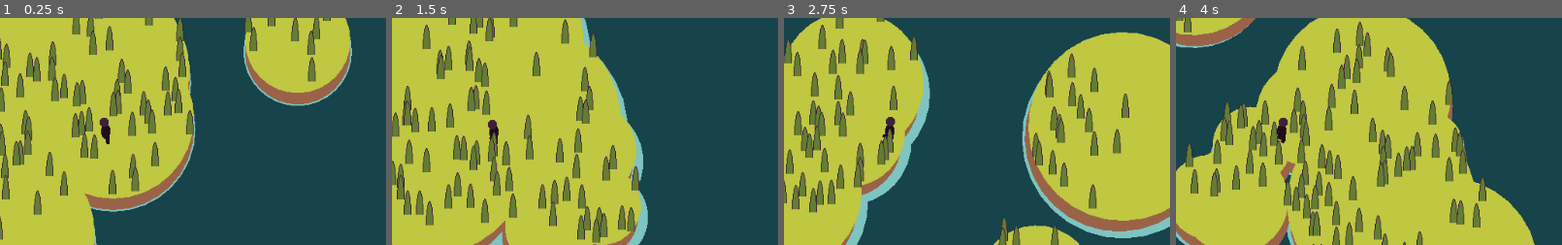
Above: before the commit, frames 1-4 (left to right).
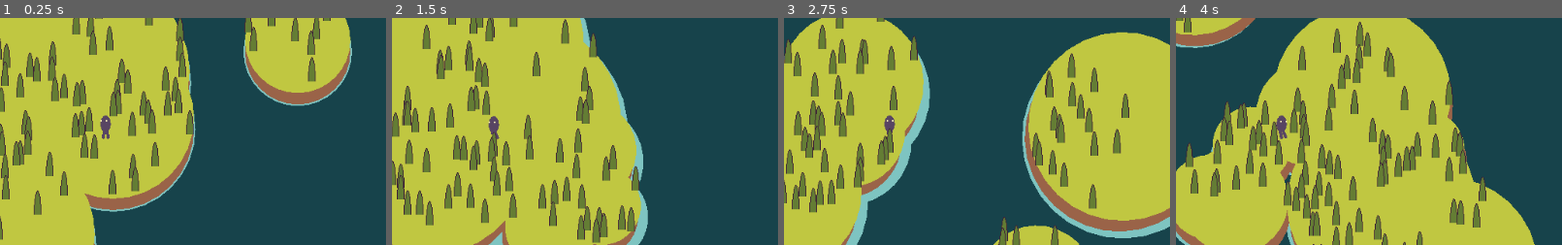
Above: after the commit, the same moments.

Repository: tpillow/forged-godot-addons
Game: Godot game, scene res://example_scenes/GenericExample.tscn
The game is run twice, just before and just after one commit, with the same random seed, the same clock (stepped at 60 frames per second) and the same inputs.
Inputs (mouse positions are % of the whole screen's width and height, from its top left):
- Up to frame 1 (0.25 s): no input
- Up to frame 2 (1.5 s): move the mouse to (72, 45) at 0.52 s; hold E (rotate_right) 0.53-1.28 s; tap 1 (action_1) at 0.6 s; move the mouse to (30, 55) at 1.27 s; hold Q (rotate_left) from 1.28 s (still down); click (30, 55) at 1.35 s
- Up to frame 3 (2.75 s): move the mouse to (60, 28) at 2.02 s; release Q (rotate_left) at 2.03 s; hold E (rotate_right) from 2.03 s (still down); tap 1 (action_1) at 2.1 s
- Up to frame 4 (4 s): move the mouse to (45, 70) at 2.77 s; click (45, 70) at 2.85 s; move the mouse to (80, 65) at 3.52 s; release E (rotate_right) at 3.53 s; hold Q (rotate_left) from 3.53 s (still down); tap 1 (action_1) at 3.6 s
The pictures show only the part of the screen within x 36-86%, y 26-76%; the shares and areas given below are measured in that part.

The runs differ from the first frame. In frame 1, 0.3% of the frame differs, in the area x 25-29%, y 42-56%; in frame 2, 0.2%; in frame 3, 0.2%; in frame 4, 0.3%, in the area x 25-30%, y 42-56%.

Commit message:
Better player example, still bad walking

Diff:
--- a/example_scenes/player/Player.tscn
+++ b/example_scenes/player/Player.tscn
@@ -1,15 +1,21 @@
-[gd_scene load_steps=9 format=2]
+[gd_scene load_steps=11 format=2]
 
-[ext_resource path="res://example_textures/player_body.png" type="Texture" id=1]
+[ext_resource path="res://example_textures/dude_body.png" type="Texture" id=1]
 [ext_resource path="res://addons/forged/snap_path/FSnapNode.gd" type="Script" id=2]
 [ext_resource path="res://addons/forged/utils/FNodeLine2D.gd" type="Script" id=3]
 [ext_resource path="res://addons/forged/fake_perspective/controllers/FPerspObj.gd" type="Script" id=4]
 [ext_resource path="res://example_scenes/player/Player.gd" type="Script" id=5]
 [ext_resource path="res://example_scenes/player/PlayerBody.gd" type="Script" id=6]
-[ext_resource path="res://example_textures/player_head.png" type="Texture" id=7]
+[ext_resource path="res://example_textures/dude_eyes.png" type="Texture" id=7]
 
 [sub_resource type="CircleShape2D" id=1]
 radius = 4.0
+
+[sub_resource type="Gradient" id=2]
+
+[sub_resource type="GradientTexture" id=3]
+gradient = SubResource( 2 )
+width = 2
 
 [node name="Player" type="Node2D"]
 script = ExtResource( 5 )
@@ -27,52 +33,66 @@
 [node name="BodySprite" type="Sprite" parent="Body"]
 texture = ExtResource( 1 )
 
-[node name="HeadSprite" type="Sprite" parent="Body"]
-position = Vector2( -2, -4 )
+[node name="EyeSprite" type="Sprite" parent="Body"]
 texture = ExtResource( 7 )
-offset = Vector2( 0, 3 )
 
 [node name="CollisionShape2D" type="CollisionShape2D" parent="Body"]
-position = Vector2( 0, 12 )
+position = Vector2( 0, 7 )
 shape = SubResource( 1 )
 
-[node name="LegHomeMarkers" type="Node2D" parent="Body"]
+[node name="LegBodyMarkers" type="Node2D" parent="Body"]
 
-[node name="Left" type="Node2D" parent="Body/LegHomeMarkers"]
-position = Vector2( -3, 13 )
+[node name="Left" type="Node2D" parent="Body/LegBodyMarkers"]
+position = Vector2( -2, 5 )
 
-[node name="Right" type="Node2D" parent="Body/LegHomeMarkers"]
-position = Vector2( 3, 13 )
+[node name="Right" type="Node2D" parent="Body/LegBodyMarkers"]
+position = Vector2( 2, 5 )
+
+[node name="LegSnapMarkers" type="Node2D" parent="Body"]
+position = Vector2( 0, 6 )
+
+[node name="Left" type="Node2D" parent="Body/LegSnapMarkers"]
+position = Vector2( -3, 7 )
+
+[node name="Debug" type="Sprite" parent="Body/LegSnapMarkers/Left"]
+visible = false
+texture = SubResource( 3 )
+
+[node name="Right" type="Node2D" parent="Body/LegSnapMarkers"]
+position = Vector2( 3, 7 )
+
+[node name="Debug" type="Sprite" parent="Body/LegSnapMarkers/Right"]
+visible = false
+texture = SubResource( 3 )
 
 [node name="LegSnaps" type="Node2D" parent="."]
 
 [node name="Left" type="Node2D" parent="LegSnaps"]
+position = Vector2( -3, 11 )
 script = ExtResource( 2 )
-homePath = NodePath("../../Body/LegHomeMarkers/Left")
-tweenHomeOvershoot = 10.0
+homePath = NodePath("../../Body/LegSnapMarkers/Left")
 
 [node name="Right" type="Node2D" parent="LegSnaps"]
+position = Vector2( 3, 11 )
 script = ExtResource( 2 )
-homePath = NodePath("../../Body/LegHomeMarkers/Right")
-tweenHomeOvershoot = 10.0
-startOffset = Vector2( 0, 7 )
+homePath = NodePath("../../Body/LegSnapMarkers/Right")
 
 [node name="LegLines" type="Node2D" parent="."]
 
 [node name="Left" type="Line2D" parent="LegLines"]
-width = 5.0
-default_color = Color( 0.121569, 0.054902, 0.109804, 1 )
+width = 4.0
+default_color = Color( 0.345098, 0.270588, 0.388235, 1 )
 joint_mode = 2
 begin_cap_mode = 2
 end_cap_mode = 2
 script = ExtResource( 3 )
-_nodePaths = [ NodePath("../../Body/LegHomeMarkers/Left"), NodePath("../../LegSnaps/Left") ]
+_nodePaths = [ NodePath("../../Body/LegBodyMarkers/Left"), NodePath("../../LegSnaps/Left") ]
 
 [node name="Right" type="Line2D" parent="LegLines"]
-width = 5.0
-default_color = Color( 0.121569, 0.054902, 0.109804, 1 )
+width = 4.0
+default_color = Color( 0.345098, 0.270588, 0.388235, 1 )
 joint_mode = 2
 begin_cap_mode = 2
 end_cap_mode = 2
 script = ExtResource( 3 )
-_nodePaths = [ NodePath("../../Body/LegHomeMarkers/Right"), NodePath("../../LegSnaps/Right") ]
+_nodePaths = [ NodePath("../../Body/LegBodyMarkers/Right"), NodePath("../../LegSnaps/Right") ]
--- a/example_scenes/player/PlayerBody.gd
+++ b/example_scenes/player/PlayerBody.gd
@@ -1,24 +1,43 @@
 extends KinematicBody2D
 
 export var moveSpeed: float = 80.0
+export var eyeXRange := Vector2(-1, 4)
+export var eyeYRange := Vector2(-1, 1)
 
 var vel := Vector2()
 
-onready var headSprite: Sprite = $HeadSprite
-onready var headSpriteInitialPos: Vector2 = headSprite.position
+onready var eyeSprite: Sprite = $EyeSprite
+onready var legSnapMarkers: Node2D = $LegSnapMarkers
 
 func _process(delta):
-	headSprite.position = headSpriteInitialPos + _getHeadPosOffset()
 	if Input.is_action_pressed("player_move"):
 		vel = _calcMoveDirVec() * moveSpeed * delta
 	else:
 		vel = Vector2.ZERO
+	_animateEyes()
+	_updateLegs()
 
 func _physics_process(delta):
 	move_and_collide(vel)
 
-func _getHeadPosOffset() -> Vector2:
-	return _calcMoveDirVec() * Vector2(2, 2)
+func _updateLegs():
+	var dirVec := _calcMoveDirVec()
+	var angle := dirVec.angle() - deg2rad(90)
+	legSnapMarkers.rotation = angle if vel != Vector2.ZERO else 0
+	legSnapMarkers.scale.x = -1 if dirVec.y < 0 else 1
+
+func _animateEyes():
+	if vel.y < 0:
+		eyeSprite.visible = false
+	else:
+		eyeSprite.visible = true
+		var dirVec := _calcMoveDirVec() # map [-1, 1] to eyeXRange values
+		var dirX := dirVec.x + 1.0 # [0, 2]
+		var eyeX := eyeXRange.x + (dirX / 2.0) * (eyeXRange.y - eyeXRange.x)
+		var dirY := dirVec.y + 1.0
+		var eyeY := eyeYRange.x + (dirY / 2.0) * (eyeYRange.y - eyeYRange.x)
+		eyeSprite.position = Vector2(eyeX, eyeY)
+
 
 func _calcMoveDirVec() -> Vector2:
 	return (get_global_mouse_position() - global_position).normalized()
Binary file added: example_textures/dude_body.png
Not shown, changed: example_textures/dude_body.png.import
Binary file added: example_textures/dude_eyes.png
Not shown, changed: example_textures/dude_eyes.png.import
Binary file removed: example_textures/player_body.png
Binary file removed: example_textures/player_head.png
